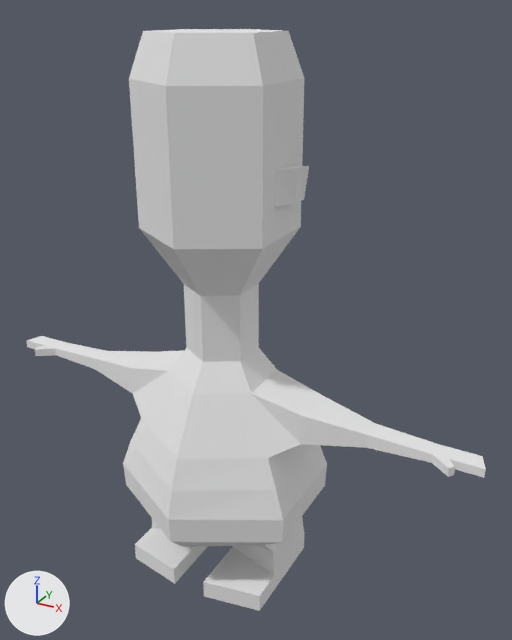
The Blender file Resources/enemies/ancientIdol/ancientIdolBlend.blend, before and after one commit.
Both versions are drawn from a 50 mm camera at (10.64, -17.17, 17.66) aimed at (0.87, 0.6, 8.78). The axes (+X, +Y, +Z) are drawn at lower left. The lights are the same throughout.

The older version as bpy lines, for what is in view:
```python
me_cylinder = bpy.data.meshes.new('Cylinder')
me_cylinder.from_pydata(...)  # 168 vertices, 166 faces; spans x -8.4..8.4, y -3.3..3.3, z 0.0..17.1
me_cylinder.materials.append(mat_material)  # its picture is missing
ob_cylinder = bpy.data.objects.new('Cylinder', me_cylinder)
ob_cylinder.location = (0.0, 0.0, 0.0)
```
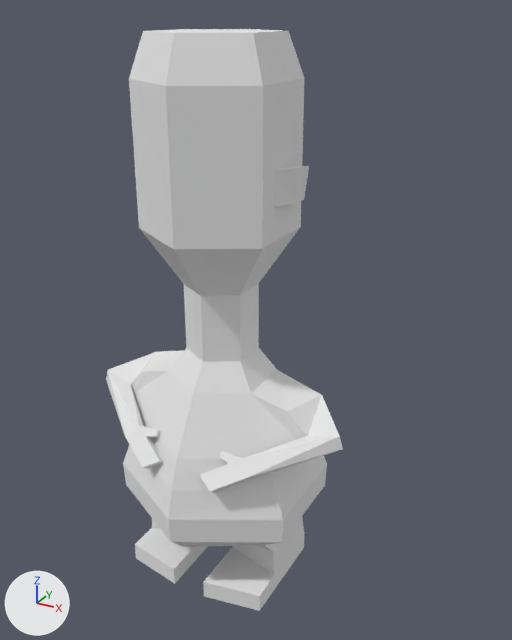
Commit message: Ancient Idol Finished

Location of each change, (x1, y1, x2, y2) in pixels of the pictures (512 x 640 px; the box of a moved part takes in the faces that stretch with it):
```json
{"object": "Cylinder", "change": "reshaped", "before": [26, 29, 486, 611], "after": [106, 29, 343, 611], "on screen": "48% narrower"}
{"part": 1, "of": "me_cylinder", "change": "moved or reshaped", "before": [251, 370, 486, 478], "after": [200, 370, 343, 493]}
{"part": 2, "of": "me_cylinder", "change": "moved or reshaped", "before": [26, 336, 184, 418], "after": [106, 350, 184, 469]}
```

The change, as JSON lines over the scene's bpy script:
```json
{"block": "me_cylinder", "where": "# used by ob_cylinder; location = (0.0, 0.0, 0.0)"}
{"op": "remove", "block": "me_cylinder", "code": "me_cylinder.from_pydata(...)  # 168 vertices, 166 faces; spans x -8.4..8.4, y -3.3..3.3, z 0.0..17.1"}
{"op": "add", "block": "me_cylinder", "code": "me_cylinder.from_pydata(...)  # 168 vertices, 166 faces; spans x -4.4..4.4, y -3.3..3.3, z 0.0..17.1"}
{"block": "me_cylinder", "change": "me_cylinder part 1: 21 of 168 vertices moved; they spanned x 3.2..8.4, y -0.7..0.4, z 6.0..6.7 and now span x 0.7..4.4, y -2.8..-0.6, z 4.5..6.7; mean shift (-4.9, -1.7, -0.9); largest move (8.4, -0.3, 6.3) -> (0.7, -2.6, 4.9)"}
{"block": "me_cylinder", "change": "me_cylinder part 2: 21 of 168 vertices moved; they spanned x -8.4..-3.2, y -0.7..0.4, z 6.0..6.7 and now span x -4.4..-0.7, y -2.8..-0.6, z 4.5..6.7; mean shift (4.9, -1.7, -0.9); largest move (-8.4, -0.3, 6.3) -> (-0.7, -2.6, 4.9)"}
```
